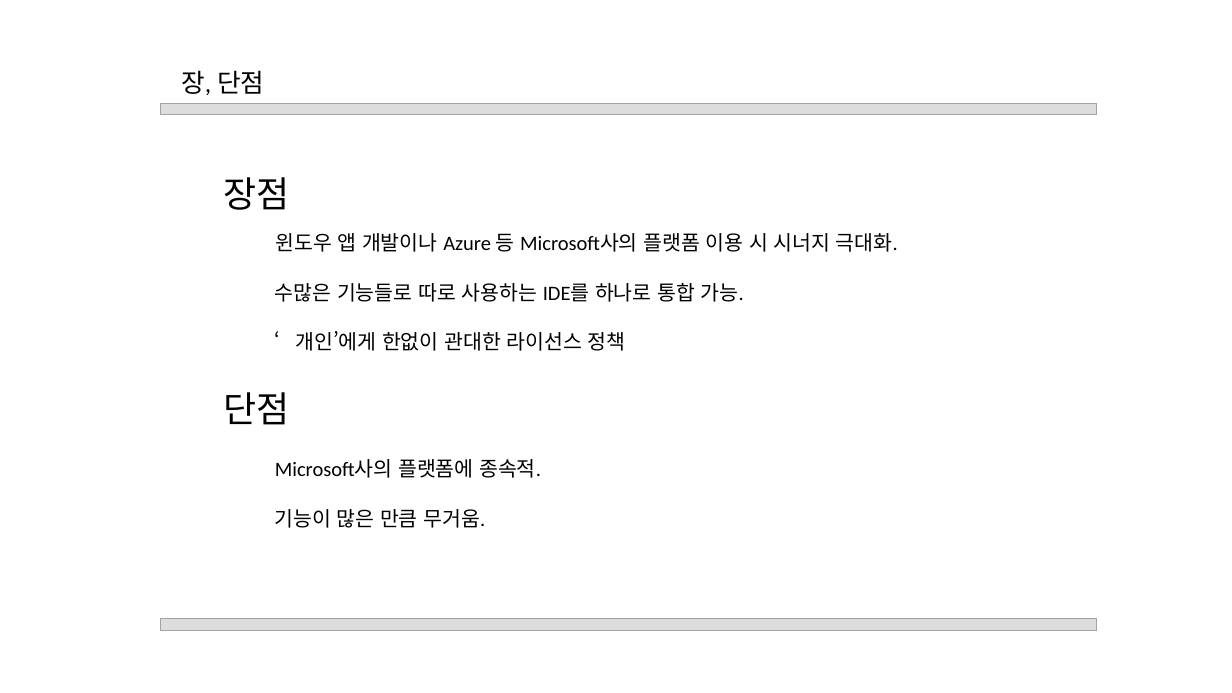
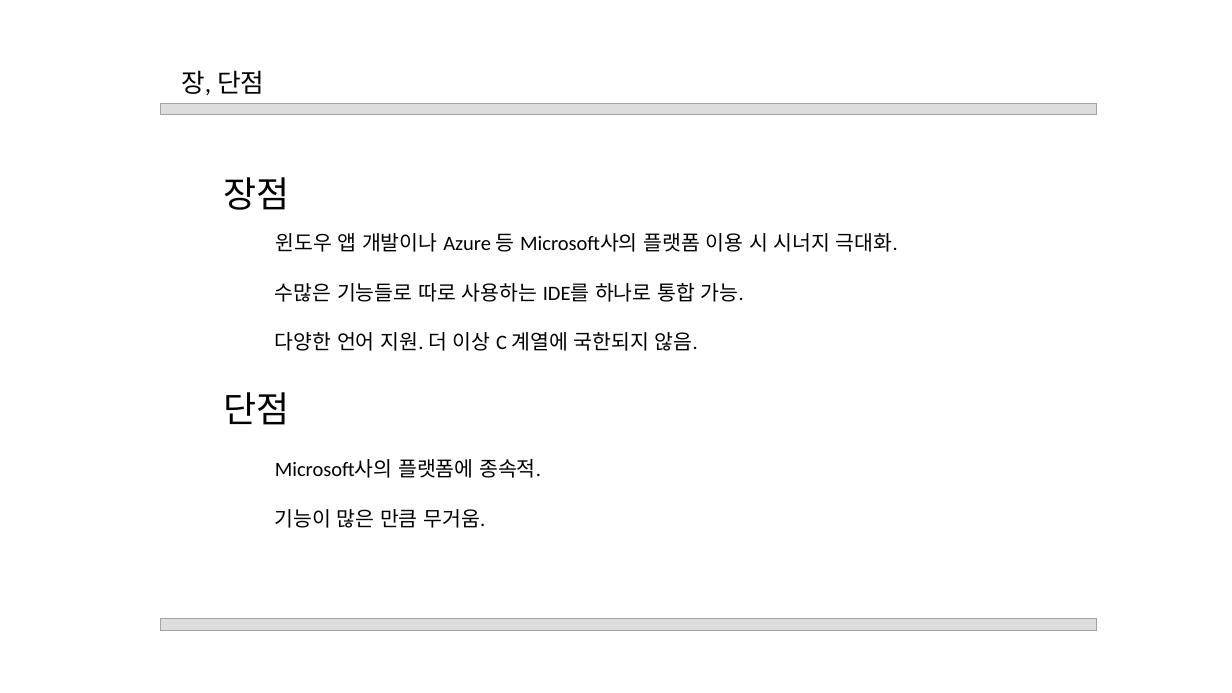
Before and after one commit to Mikusnuz/MyPractice, a slide deck: slide 13 of Study/7. Visual Studio(2017).pptx (slide 14 before the commit). Drawn at 1232x693 pixels with LibreOffice and Linux fonts; fonts in the diff are those of the drawing. Boxes give left, top, right and bottom in pixels: in the first picture for what was removed or moved away, otherwise in the second. Text is boxed around its words. In the diff, an @@ line names an element or a change of style, - is before the commit and + after.

```diff
--- a/Study/7. Visual Studio(2017).pptx
+++ b/Study/7. Visual Studio(2017).pptx
@@ text at bbox=[275, 332, 698, 351]: text changed @@
-‘개인’에게 한없이 관대한 라이선스 정책
+다양한 언어 지원. 더 이상 C 계열에 국한되지 않음.
```
Also in this commit, not shown: 3 other slides changed, 1 slide removed, 2 other files.
